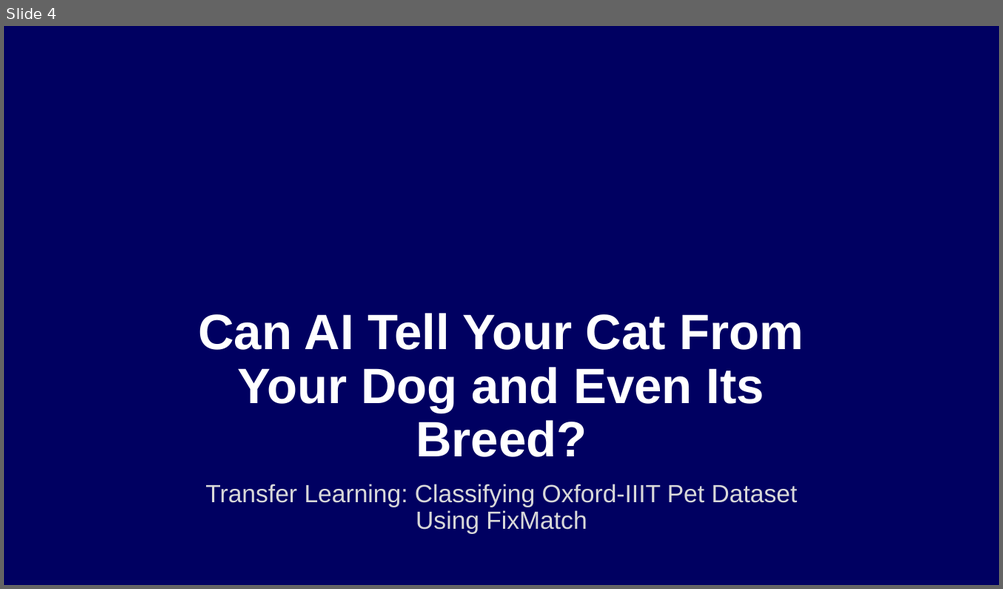
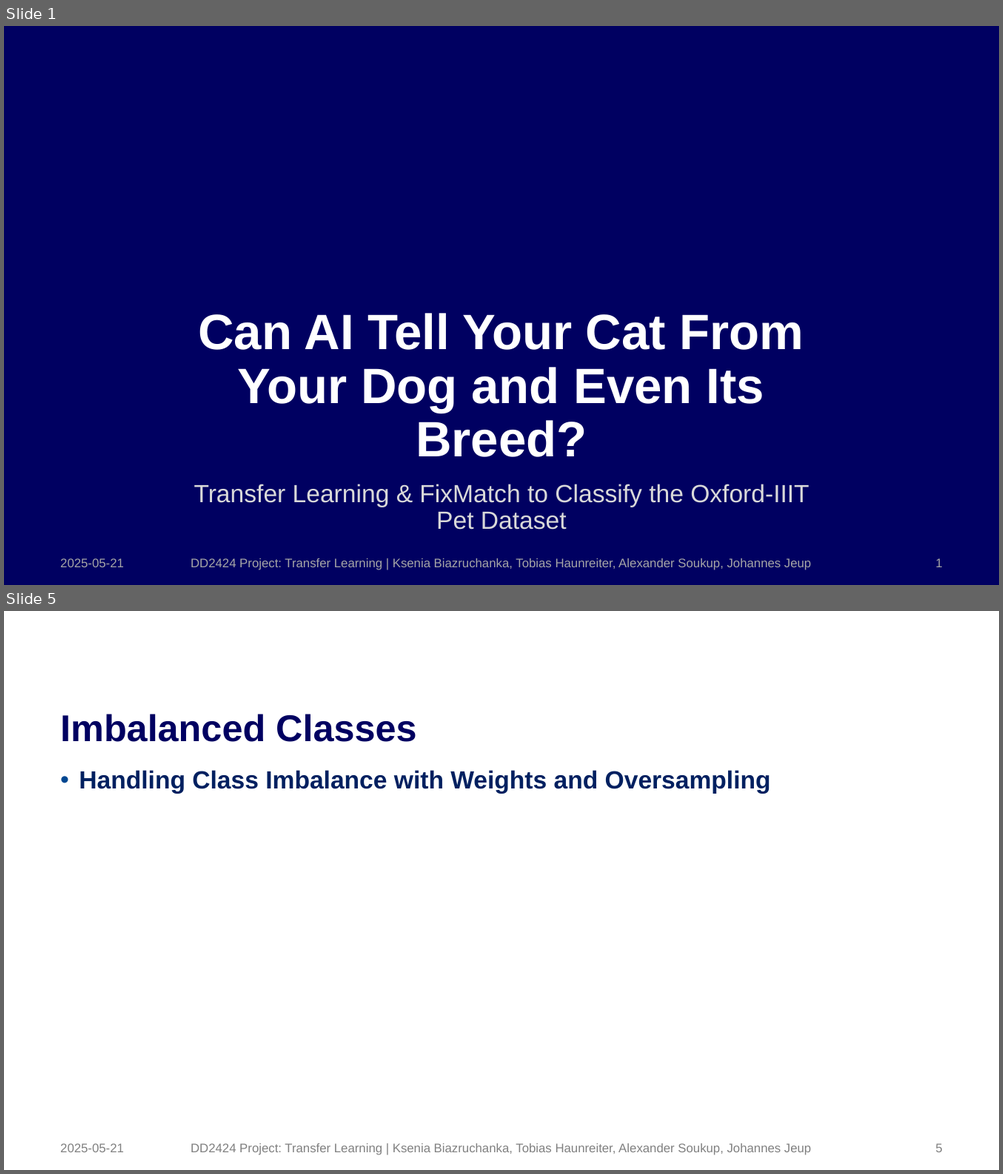
Before and after one commit to kseniabez/transfer-learning-project, a slide deck: DD2424_Presentation.pptx. Shown one above the other, each under a label of ours: slide 4 before the commit, slides 1 and 5 after it; the slides between them are not shown. The pictures are 1003x589 and 1003x1174 pixels, drawn with LibreOffice and Linux fonts; fonts in the diff are those of the drawing; background and template pictures are left out. Boxes give left, top, right and bottom in pixels: in the first picture for what was removed or moved away, otherwise in the second. Text is boxed around its words. In the diff, an @@ line names an element or a change of style, - is before the commit and + after.

```diff
--- a/DD2424_Presentation.pptx
+++ b/DD2424_Presentation.pptx
@@ slide 5 added at [4, 611, 999, 1170], background #FFFFFF @@
@@ title added at [60, 714, 416, 742], 36 pt, text #000061, bold @@
+Imbalanced Classes
@@ text added at [79, 770, 771, 794], 24 pt, text #002060, bold @@
+• Handling Class Imbalance with Weights and Oversampling
@@ text added at [60, 1144, 124, 1153], 12 pt, text #808080 @@
+2025-05-21
@@ text added at [190, 1144, 811, 1156], 12 pt, text #808080 @@
+DD2424 Project: Transfer Learning | Ksenia Biazruchanka, Tobias Haunreiter, Alexander Soukup, Johannes Jeup
@@ page number added at [935, 1144, 942, 1153], 12 pt, text #808080 @@
+5
@@ what was slide 4 is now slide 1 @@
@@ slide 1 changed as well @@
@@ subtitle at [194, 484, 808, 530]: text changed @@
-Transfer Learning: Classifying Oxford-IIIT Pet Dataset Using FixMatch
+Transfer Learning & FixMatch to Classify the Oxford-IIIT Pet Dataset
@@ text added at [60, 559, 124, 568], 12 pt, text #A6A6A6 @@
+2025-05-21
@@ text added at [190, 559, 811, 571], 12 pt, text #A6A6A6 @@
+DD2424 Project: Transfer Learning | Ksenia Biazruchanka, Tobias Haunreiter, Alexander Soukup, Johannes Jeup
@@ page number added at [935, 559, 942, 568], 12 pt, text #A6A6A6 @@
+1
```
Also in this commit, not shown: 5 other slides added, 4 slides removed.
